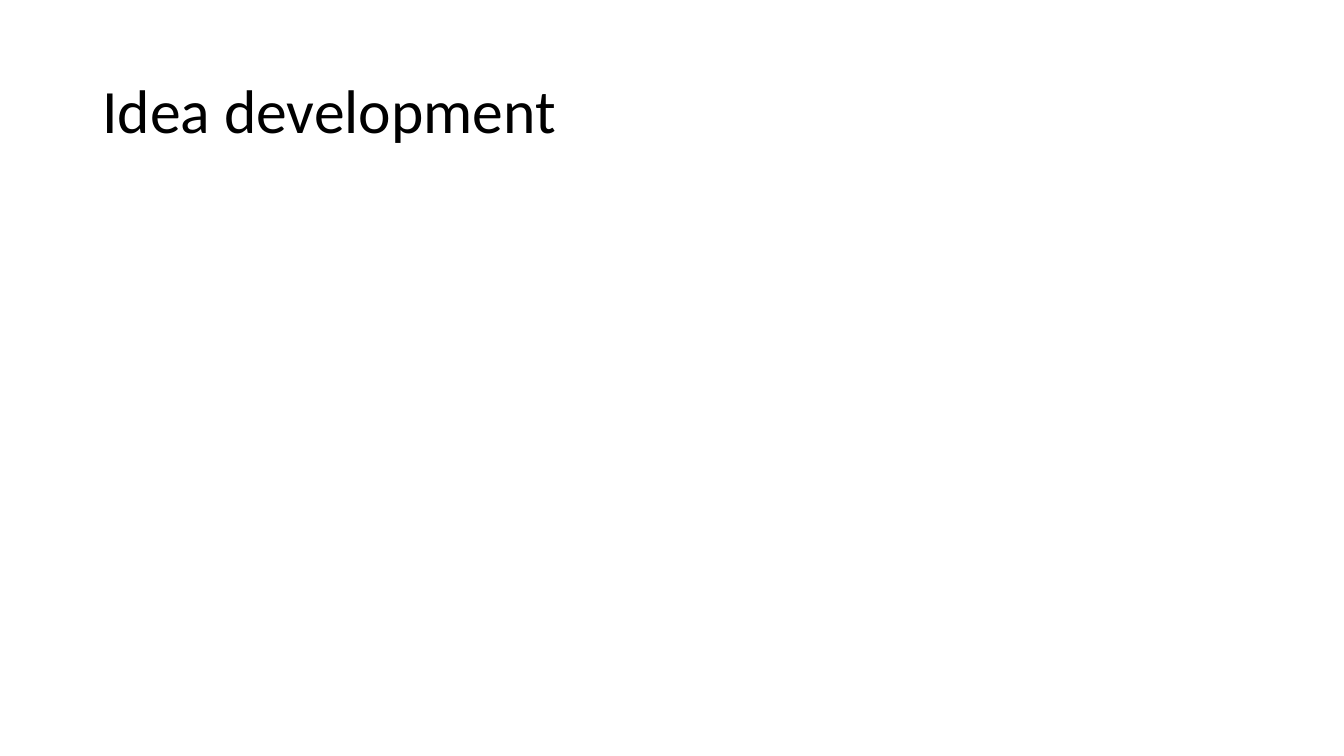
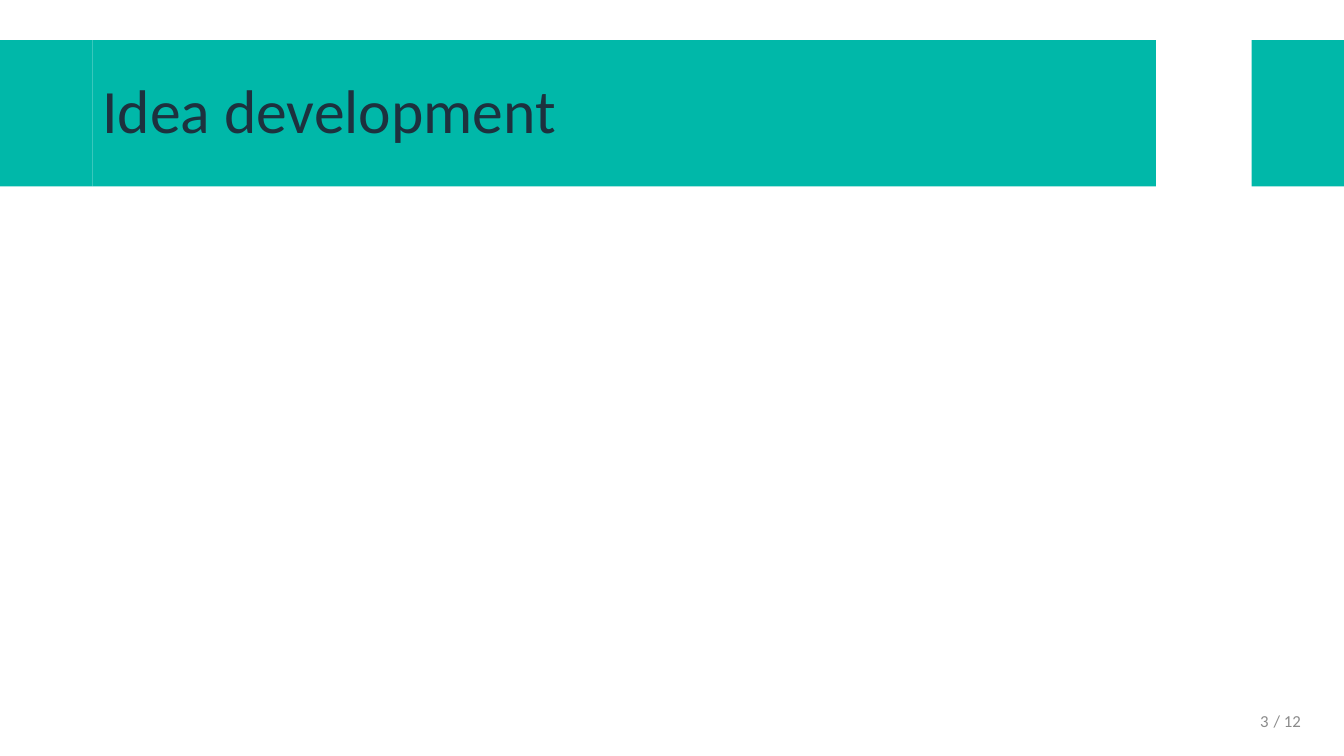
Before and after one commit to AstroProjects/projectsGroup3, a slide deck: slide 3 of Presentació projecte/GENERAL/DEOS-UD defense 1.pptx. Drawn at 1344x756 pixels with LibreOffice and Linux fonts; fonts in the diff are those of the drawing; background and template pictures are left out. Boxes give left, top, right and bottom in pixels: in the first picture for what was removed or moved away, otherwise in the second. Text is boxed around its words. In the diff, an @@ line names an element or a change of style, - is before the commit and + after.

```diff
--- a/Presentació projecte/GENERAL/DEOS-UD defense 1.pptx
+++ b/Presentació projecte/GENERAL/DEOS-UD defense 1.pptx
@@ rectangle added at bbox=[0, 40, 93, 187], fill #00B8A9 @@
@@ title "Idea development": place and size @@
-title "Idea development" at bbox=[102, 90, 556, 143]
+title "Idea development" at bbox=[93, 40, 1156, 187]
@@ title "Idea development" at bbox=[93, 40, 1156, 187]: text colour #000000 to #1D313E; fill none to #00B8A9 @@
@@ rectangle added at bbox=[1252, 40, 1344, 187], fill #00B8A9 @@
@@ page number added at bbox=[1260, 716, 1268, 727], 12 pt, text #8C8C8C @@
+3
@@ text added at bbox=[1284, 716, 1301, 727], 12 pt, text #8C8C8C @@
+/ 12
```
Also in this commit, not shown: 11 other slides changed, 1 other file.
